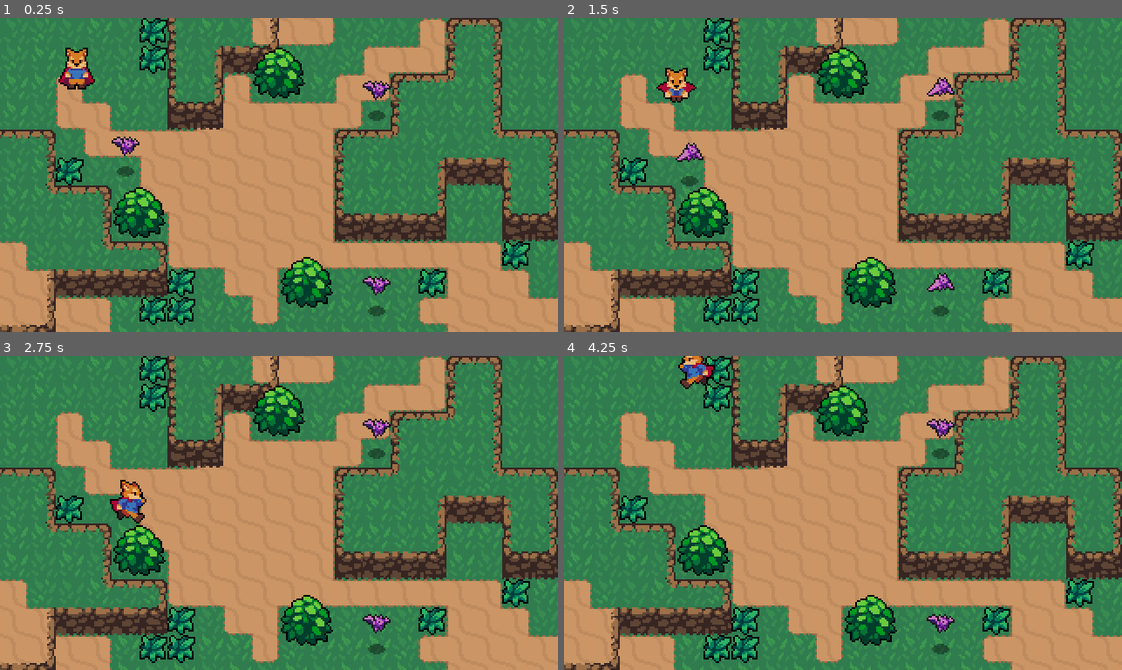
Above: before the commit, frames 1-4 (two rows, left to right).
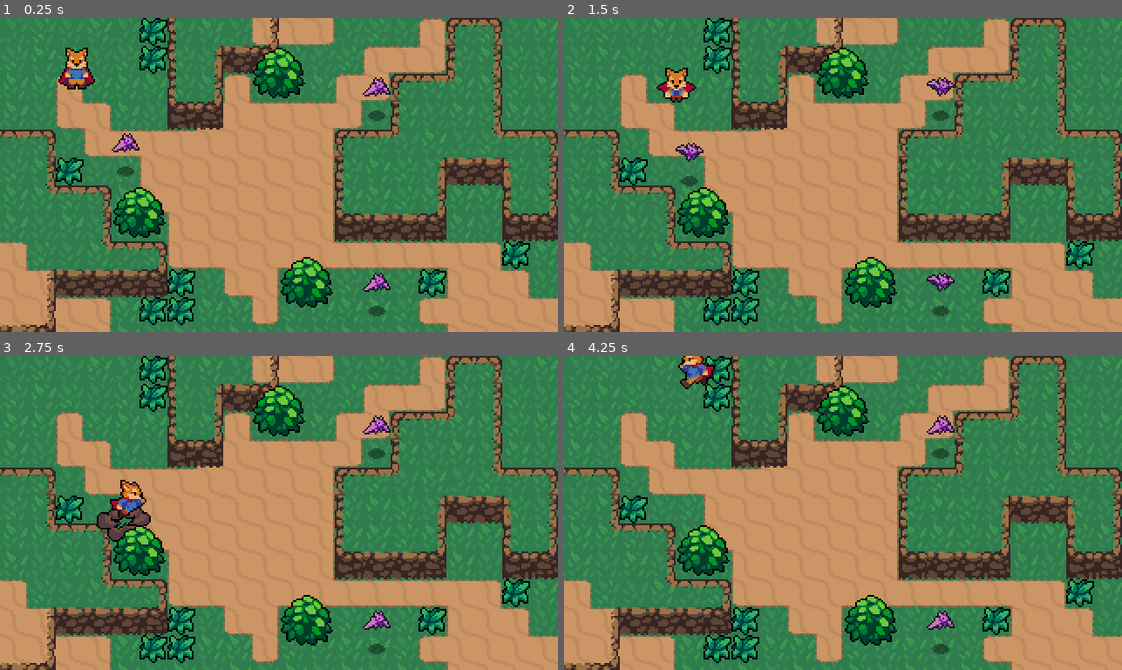
Above: after the commit, the same moments.

Repository: sliv90/Godot-Action-RPG-Tutorial
Game: Godot game, scene res://World.tscn
The game is run twice, just before and just after one commit, with the same random seed, the same clock (stepped at 60 frames per second) and the same inputs.
Inputs:
- Up to frame 1 (0.25 s): no input
- Up to frame 2 (1.5 s): hold Right (ui_right) 0.53-1.28 s; tap Space (Attack) at 0.6 s; hold Down (ui_down) from 1.28 s (still down); tap Shift (Roll) at 1.35 s
- Up to frame 3 (2.75 s): release Down (ui_down) at 2.03 s; hold Right (ui_right) from 2.03 s (still down); tap Space (Attack) at 2.1 s
- Up to frame 4 (4.25 s): release Right (ui_right) at 2.78 s; hold Up (ui_up) 2.78-3.53 s; tap Shift (Roll) at 2.85 s; hold Left (ui_left) from 3.53 s (still down); tap Space (Attack) at 3.6 s

The runs differ from the first frame. In frame 1, 0.6% of the frame differs, in the area x 20-70%, y 18-89%; in frame 2, 0.4%; in frame 3, 0.9%, in the area x 17-70%, y 18-89%; in frame 4, 0.4%.

Commit message:
tutorial p16

Diff:
--- /dev/null
+++ b/Effects/Effect.gd
@@ -0,0 +1,9 @@
+extends AnimatedSprite
+
+func _ready():
+	connect("animation_finished", self, "_on_AnimationFinished")
+	play("Animate")
+
+
+func _on_AnimationFinished():
+	queue_free()
--- /dev/null
+++ b/Effects/EnemyDeathEffect.tscn
@@ -0,0 +1,58 @@
+[gd_scene load_steps=14 format=2]
+
+[ext_resource path="res://Effects/EnemyDeathEffect.png" type="Texture" id=1]
+[ext_resource path="res://Effects/Effect.gd" type="Script" id=2]
+
+[sub_resource type="AtlasTexture" id=1]
+atlas = ExtResource( 1 )
+region = Rect2( 0, 0, 32, 32 )
+
+[sub_resource type="AtlasTexture" id=2]
+atlas = ExtResource( 1 )
+region = Rect2( 32, 0, 32, 32 )
+
+[sub_resource type="AtlasTexture" id=3]
+atlas = ExtResource( 1 )
+region = Rect2( 64, 0, 32, 32 )
+
+[sub_resource type="AtlasTexture" id=4]
+atlas = ExtResource( 1 )
+region = Rect2( 96, 0, 32, 32 )
+
+[sub_resource type="AtlasTexture" id=5]
+atlas = ExtResource( 1 )
+region = Rect2( 128, 0, 32, 32 )
+
+[sub_resource type="AtlasTexture" id=6]
+atlas = ExtResource( 1 )
+region = Rect2( 160, 0, 32, 32 )
+
+[sub_resource type="AtlasTexture" id=7]
+atlas = ExtResource( 1 )
+region = Rect2( 192, 0, 32, 32 )
+
+[sub_resource type="AtlasTexture" id=8]
+atlas = ExtResource( 1 )
+region = Rect2( 224, 0, 32, 32 )
+
+[sub_resource type="AtlasTexture" id=9]
+atlas = ExtResource( 1 )
+region = Rect2( 256, 0, 32, 32 )
+
+[sub_resource type="AtlasTexture" id=10]
+atlas = ExtResource( 1 )
+region = Rect2( 288, 0, 32, 32 )
+
+[sub_resource type="SpriteFrames" id=11]
+animations = [ {
+"frames": [ SubResource( 1 ), SubResource( 2 ), SubResource( 3 ), SubResource( 4 ), SubResource( 5 ), SubResource( 6 ), SubResource( 7 ), SubResource( 8 ), SubResource( 9 ), SubResource( 10 ) ],
+"loop": true,
+"name": "Animate",
+"speed": 15.0
+} ]
+
+[node name="EnemyDeathEffect" type="AnimatedSprite"]
+frames = SubResource( 11 )
+animation = "Animate"
+offset = Vector2( 0, -12 )
+script = ExtResource( 2 )
--- a/Effects/GrassEffect.gd
+++ /dev/null
@@ -1,11 +0,0 @@
-extends Node2D
-
-onready var animatedSprite = $AnimatedSprite
-
-func _ready():
-	animatedSprite.frame = 0
-	animatedSprite.play("Animate")
-
-
-func _on_AnimatedSprite_animation_finished():
-	queue_free()
--- a/Effects/GrassEffect.tscn
+++ b/Effects/GrassEffect.tscn
@@ -1,7 +1,7 @@
 [gd_scene load_steps=9 format=2]
 
 [ext_resource path="res://Effects/GrassEffect.png" type="Texture" id=1]
-[ext_resource path="res://Effects/GrassEffect.gd" type="Script" id=2]
+[ext_resource path="res://Effects/Effect.gd" type="Script" id=2]
 
 [sub_resource type="AtlasTexture" id=1]
 atlas = ExtResource( 1 )
@@ -26,18 +26,14 @@
 [sub_resource type="SpriteFrames" id=6]
 animations = [ {
 "frames": [ SubResource( 1 ), SubResource( 2 ), SubResource( 3 ), SubResource( 4 ), SubResource( 5 ) ],
-"loop": false,
+"loop": true,
 "name": "Animate",
 "speed": 15.0
 } ]
 
-[node name="GrassEffect" type="Node2D"]
-script = ExtResource( 2 )
-
-[node name="AnimatedSprite" type="AnimatedSprite" parent="."]
+[node name="GrassEffect" type="AnimatedSprite"]
 frames = SubResource( 6 )
 animation = "Animate"
 centered = false
 offset = Vector2( -8, -8 )
-
-[connection signal="animation_finished" from="AnimatedSprite" to="." method="_on_AnimatedSprite_animation_finished"]
+script = ExtResource( 2 )
--- a/Enemies/Bat.gd
+++ b/Enemies/Bat.gd
@@ -1,4 +1,6 @@
 extends KinematicBody2D
+
+const EnemyDeathEffect = preload("res://Effects/EnemyDeathEffect.tscn")
 
 export(int) var FRICTION = 200
 onready var stats = $Stats
@@ -9,6 +11,11 @@
 
 var knockback = Vector2.ZERO
 
+func create_death_effect():
+	var enemyDeathEffect = EnemyDeathEffect.instance()
+	get_parent().add_child(enemyDeathEffect)
+	enemyDeathEffect.global_position = global_position
+
 func _physics_process(delta):
 	knockback = knockback.move_toward(Vector2.ZERO, FRICTION * delta)
 	knockback = move_and_slide(knockback)
@@ -18,4 +25,5 @@
 	knockback = area.knockback_vector * 120
 
 func _on_Stats_no_heatlh():
+	create_death_effect()
 	queue_free()
--- a/Enemies/Bat.tscn
+++ b/Enemies/Bat.tscn
@@ -48,7 +48,7 @@
 [node name="AnimatedSprite" type="AnimatedSprite" parent="."]
 frames = SubResource( 6 )
 animation = "AnimationFly"
-frame = 1
+frame = 3
 playing = true
 offset = Vector2( 0, -12 )
 
--- a/World/Grass.gd
+++ b/World/Grass.gd
@@ -1,12 +1,11 @@
 extends Node2D
 
+const GrassEffect = preload("res://Effects/GrassEffect.tscn")
 
 func create_grass_effect():
-	var GrassEffect = load("res://Effects/GrassEffect.tscn")
 	var grassEffect = GrassEffect.instance()
-	var world = get_tree().current_scene
+	get_parent().add_child(grassEffect)
 	grassEffect.global_position = global_position
-	world.add_child(grassEffect)
 
 
 func _on_HurtBox_area_entered(area):
